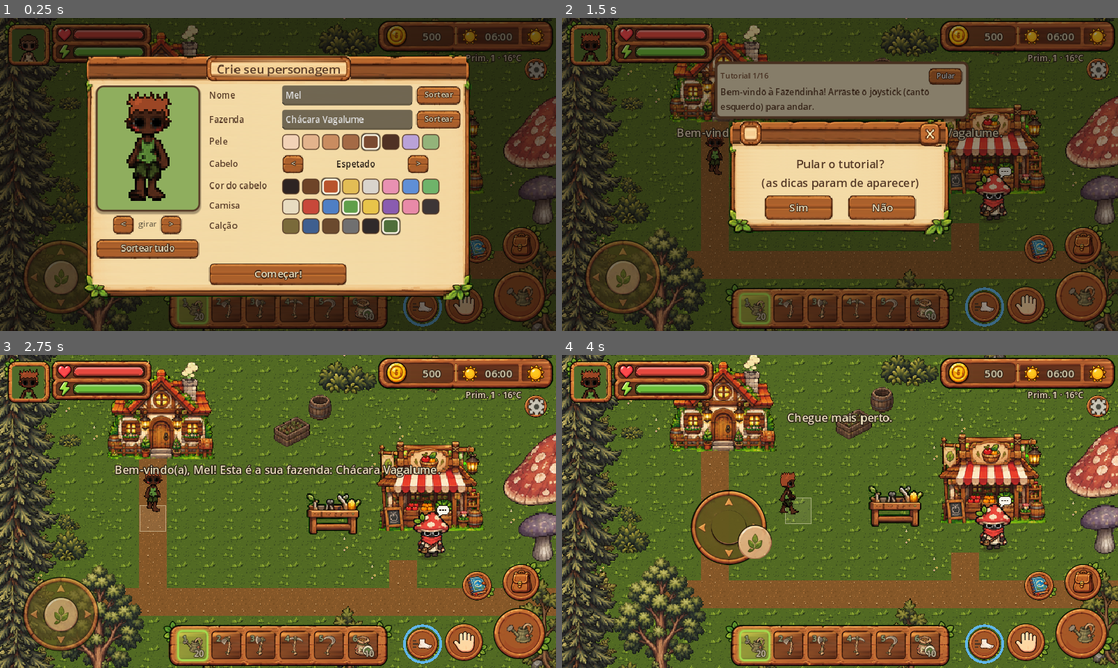
Above: before the commit, frames 1-4 (two rows, left to right).
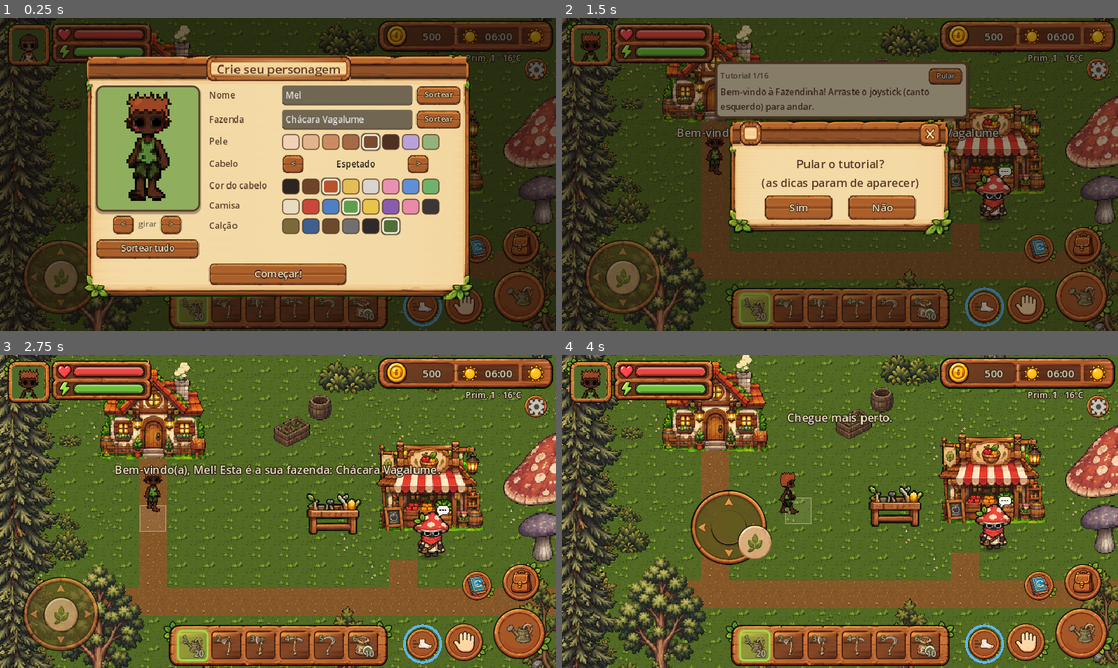
Above: after the commit, the same moments.

Repository: kyoubuerickfreitas-ux/fazendinha-fantastica
Game: Godot game, scene res://scenes/main.tscn
The game is run twice, just before and just after one commit, with the same random seed, the same clock (stepped at 60 frames per second) and the same inputs.
Inputs (mouse positions are in pixels of both pictures, inside the frame that each line leads up to):
- Up to frame 1 (0.25 s): no input
- Up to frame 2 (1.5 s): click "Começar!" at 0.5 s; click "Pular" at 1.25 s
- Up to frame 3 (2.75 s): click "Sim" at 2 s
- Up to frame 4 (4 s): move the mouse to (962, 495) at 2.77 s; hold D (move_right) 2.78-3.5 s; hold E (interact) 2.78-3.5 s; click (962, 495) at 2.92 s; drag from (728, 527) to (812, 574) at 3.52 s

The runs differ from the first frame. In frame 1, 0.5% of the frame differs, in the area x 26-37%, y 2-13%; in frame 2, 1.9%; in frame 3, 3.8%, in the area x 17-39%, y 2-34%; in frame 4, 3.6%.

Commit message:
Porta da casa centralizada no caminho de terra
Co-Authored-By: Claude Opus 5.5 <noreply@anthropic.com>
Claude-Session: https://claude.ai/code/session_01K8smMkd41S9KsmfWVPtWCG

Diff:
--- a/scripts/world/farm_world.gd
+++ b/scripts/world/farm_world.gd
@@ -219,9 +219,9 @@
 	house.position = Vector2(6 * TILE + TILE / 2, 7 * TILE + 4)
 	var hs := Sprite2D.new()
 	hs.texture = HOUSE_TEX
-	hs.position = Vector2(-23, -52)      # a porta (meio da arte) fica em frente ao caminho
+	hs.position = Vector2(-32, -52)      # a porta (meio da arte) fica em frente ao caminho
 	house.add_child(hs)
-	_add_rect_collision(house, Vector2(104, 30), Vector2(-21, -17))
+	_add_rect_collision(house, Vector2(104, 30), Vector2(-30, -17))
 	entities.add_child(house)
 	for y in range(3, 8):
 		for x in range(3, 9):
@@ -230,7 +230,7 @@
 	var door := Interactable.new()
 	door.label = "Dormir"
 	door.reach = 26.0
-	door.position = house.position + Vector2(-20, 6)     # porta no meio da arte (tools/import_buildings.py)
+	door.position = house.position + Vector2(-32, 6)     # porta no meio da arte (tools/import_buildings.py)
 	door.interacted.connect(func(_w): house_door_used.emit())
 	house_door = door
 	entities.add_child(door)
